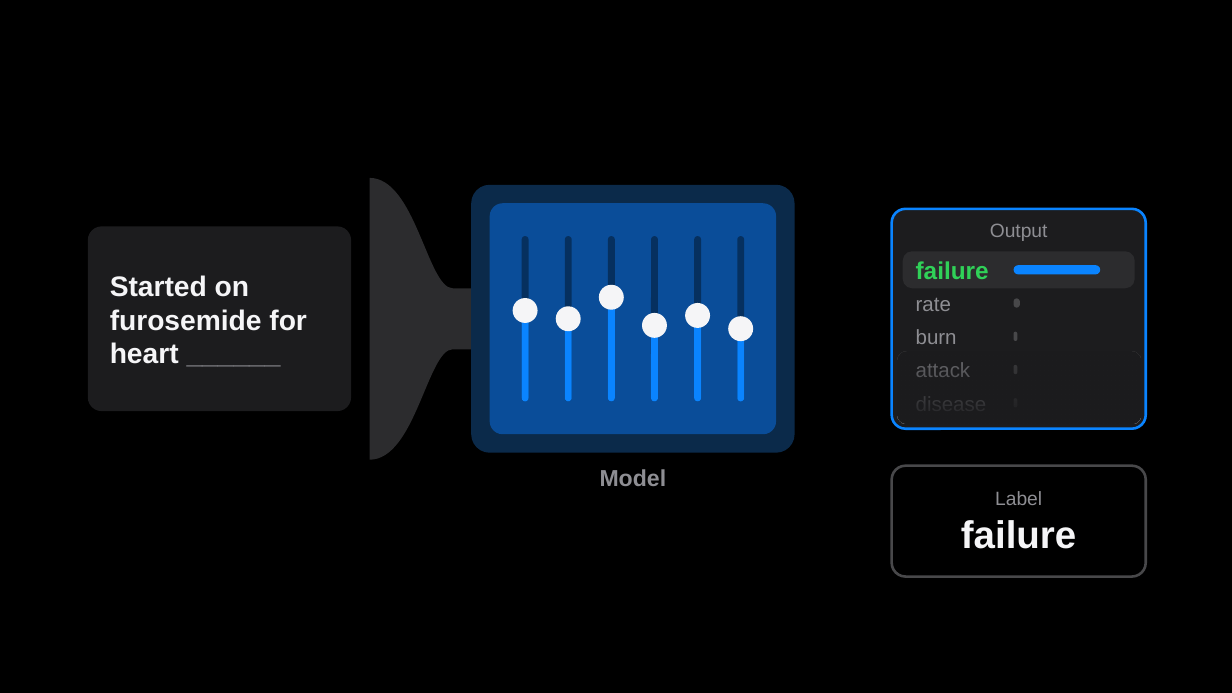
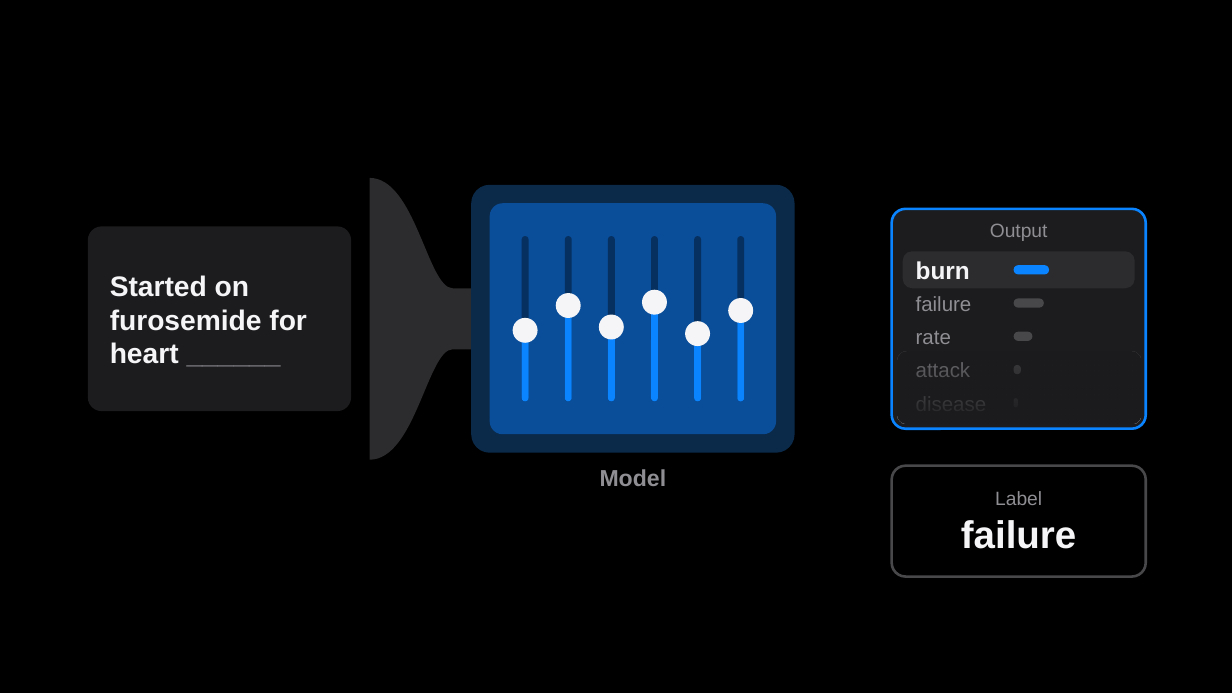
Before and after one commit to brunombatinica/qcor-2026, a slide deck: slide 14 of pptx/qcor-2026-combined.pptx (slide 15 before the commit). Drawn at 1232x693 pixels with LibreOffice and Linux fonts; fonts in the diff are those of the drawing. Boxes give left, top, right and bottom in pixels: in the first picture for what was removed or moved away, otherwise in the second. Text is boxed around its words. In the diff, an @@ line names an element or a change of style, - is before the commit and + after.

```diff
--- a/pptx/qcor-2026-combined.pptx
+++ b/pptx/qcor-2026-combined.pptx
@@ text "burn": place and size @@
-text "burn" at bbox=[916, 329, 957, 344]
+text "burn" at bbox=[916, 261, 970, 280]
@@ text "burn" at bbox=[916, 261, 970, 280]: size 16 to 19 pt, text colour #8E8E93 to #F5F5F7, bold on @@
@@ rounded rectangle: place and size @@
-rounded rectangle at bbox=[1014, 265, 1101, 274]
+rounded rectangle at bbox=[1014, 265, 1049, 274]
@@ ellipse: place and size @@
-ellipse at bbox=[555, 306, 580, 331]
+ellipse at bbox=[555, 293, 580, 318]
@@ ellipse: place and size @@
-ellipse at bbox=[642, 313, 667, 338]
+ellipse at bbox=[642, 290, 667, 315]
@@ ellipse: place and size @@
-ellipse at bbox=[728, 316, 753, 341]
+ellipse at bbox=[728, 299, 753, 323]
@@ text "failure": place and size @@
-text "failure" at bbox=[916, 261, 989, 279]
+text "failure" at bbox=[916, 296, 972, 311]
@@ text "failure" at bbox=[916, 296, 972, 311]: size 19 to 16 pt, text colour #30D158 to #8E8E93, bold off @@
@@ proportions changed in 3 elements at bbox=[1014, 365, 1021, 374], bbox=[1014, 332, 1032, 341], bbox=[1014, 299, 1044, 308] @@
@@ rounded rectangle: place and size @@
-rounded rectangle at bbox=[1014, 299, 1020, 308]
+rounded rectangle at bbox=[1014, 299, 1044, 308]
@@ ellipse: place and size @@
-ellipse at bbox=[513, 299, 538, 323]
+ellipse at bbox=[513, 318, 538, 343]
@@ rounded rectangle: place and size @@
-rounded rectangle at bbox=[565, 319, 571, 402]
+rounded rectangle at bbox=[565, 306, 571, 402]
@@ ellipse: place and size @@
-ellipse at bbox=[599, 285, 624, 310]
+ellipse at bbox=[599, 314, 624, 339]
@@ rounded rectangle: place and size @@
-rounded rectangle at bbox=[608, 298, 615, 402]
+rounded rectangle at bbox=[608, 327, 615, 402]
@@ rounded rectangle: place and size @@
-rounded rectangle at bbox=[652, 325, 658, 401]
+rounded rectangle at bbox=[652, 302, 658, 401]
@@ ellipse: place and size @@
-ellipse at bbox=[686, 303, 711, 328]
+ellipse at bbox=[686, 322, 711, 347]
@@ rounded rectangle: place and size @@
-rounded rectangle at bbox=[738, 329, 744, 402]
+rounded rectangle at bbox=[738, 311, 744, 401]
@@ text "rate": place and size @@
-text "rate" at bbox=[916, 298, 951, 311]
+text "rate" at bbox=[916, 331, 951, 344]
@@ rounded rectangle: place and size @@
-rounded rectangle at bbox=[522, 311, 529, 401]
+rounded rectangle at bbox=[522, 331, 529, 402]
@@ rounded rectangle: place and size @@
-rounded rectangle at bbox=[694, 315, 701, 401]
+rounded rectangle at bbox=[694, 334, 701, 401]
@@ rounded rectangle: place and size @@
-rounded rectangle at bbox=[1014, 332, 1018, 341]
+rounded rectangle at bbox=[1014, 332, 1032, 341]
```
Also in this commit, not shown: 6 other slides changed.
